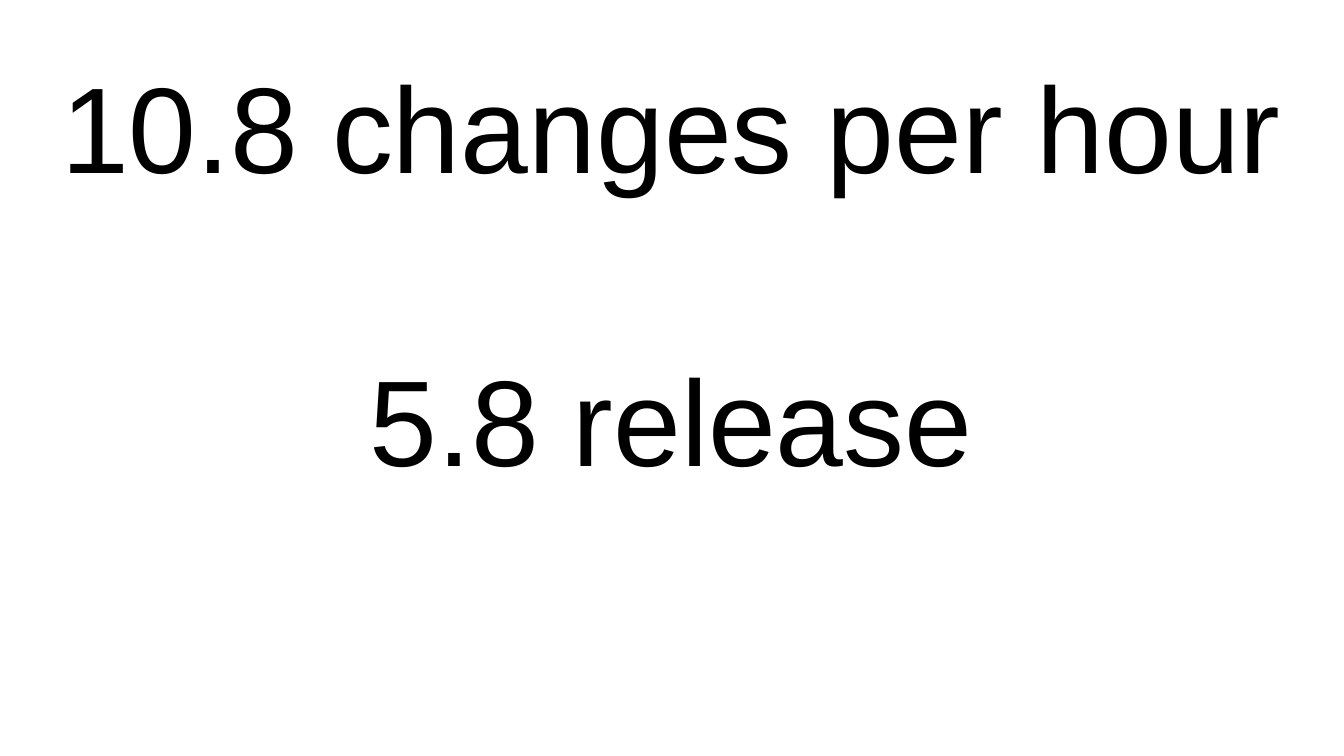
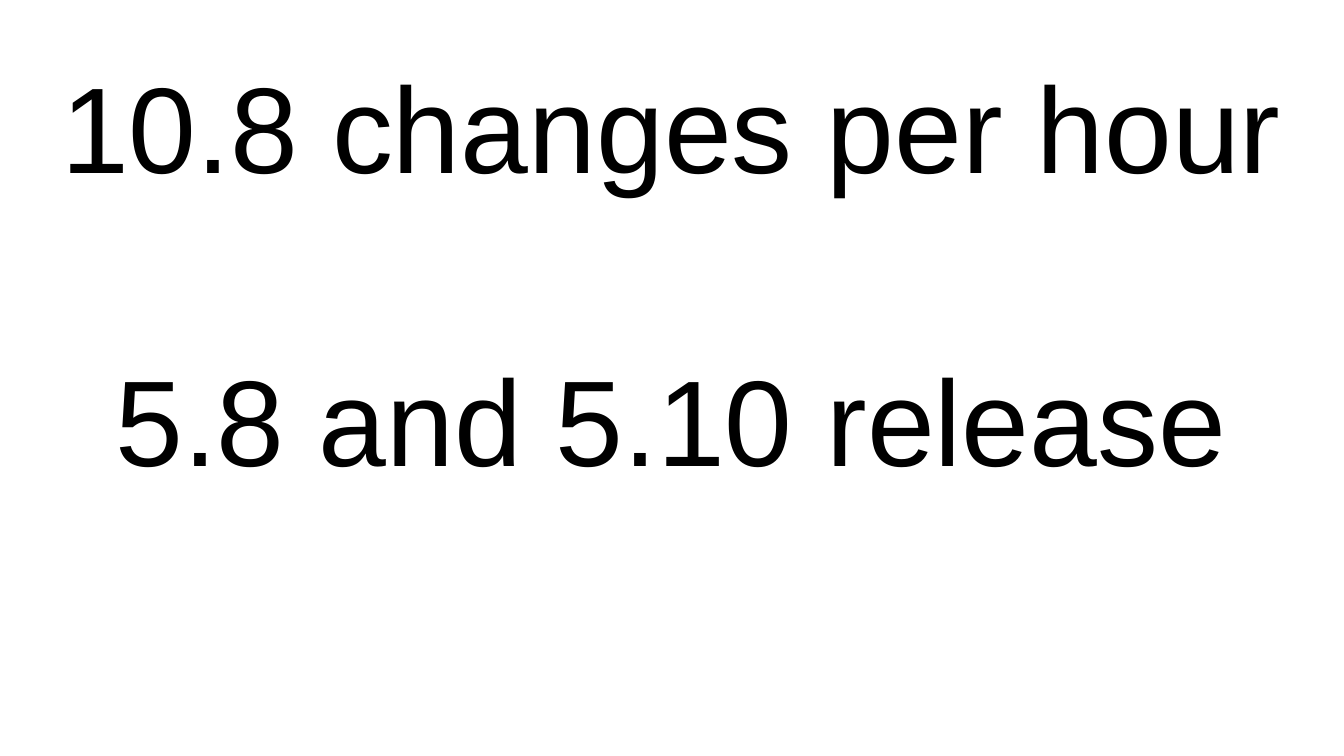
Before and after one commit to gregkh/kernel-development, a slide deck: slide 7 of kernel-development-wide.odp. Drawn at 1344x756 pixels with LibreOffice and Linux fonts; fonts in the diff are those of the drawing. Boxes give left, top, right and bottom in pixels: in the first picture for what was removed or moved away, otherwise in the second. Text is boxed around its words. In the diff, an @@ line names an element or a change of style, - is before the commit and + after.

```diff
--- a/kernel-development-wide.odp
+++ b/kernel-development-wide.odp
@@ text at (115,377,1226,468): text changed @@
-5.8 release
+5.8 and 5.10 release
```
Also in this commit, not shown: 22 other slides changed, 3 slides added, 1 slide removed, 1 other file.
